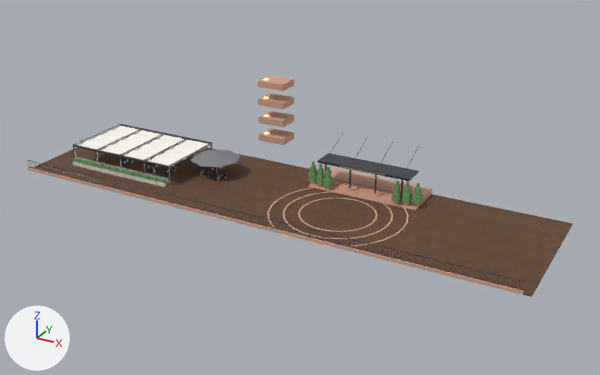
A saved change to the glTF model public/secciones/hotel_plazoleta.glb.
The view is the same before and after, from a 50 mm lens placed at (-178.1, 167.0, 55.3), pointed at (-232.5, 266.0, 5.8). The axes (+X, +Y, +Z) are drawn at lower left. The lights are the same throughout. The older version comes first. Vertices at exactly the same position are counted once.

Before the edit, the objects in view are built like this:
```python
me_hotel_plazoleta = bpy.data.meshes.new('Hotel_Plazoleta')
me_hotel_plazoleta.from_pydata(...)  # 3103 vertices, 3782 faces; spans x -276.0..-195.0, y 253.4..280.4, z 4.0..17.6
me_hotel_plazoleta.materials.append(mat_pisoadoquin)
me_hotel_plazoleta.materials.append(mat_ladrilloplaza)  # beige #d1a28b
me_hotel_plazoleta.materials.append(mat_hierronegro)  # dark grey #595d65
me_hotel_plazoleta.materials.append(mat_lonablanca)  # white #f6f3ef
me_hotel_plazoleta.materials.append(mat_bronceletrero)  # beige #e5ce95
me_hotel_plazoleta.materials.append(mat_fococalido)  # beige #ffeab8, glowing beige #ffdd9e
me_hotel_plazoleta.materials.append(mat_cipresverde)  # green #6f9b61
me_hotel_plazoleta.materials.append(mat_materabeige)  # light grey #dfdad0
me_hotel_plazoleta.materials.append(mat_parasoloscuro)  # grey #818189
me_hotel_plazoleta.materials.append(mat_vidriobaranda)  # pale blue #d7e7f1
ob_hotel_plazoleta = bpy.data.objects.new('Hotel_Plazoleta', me_hotel_plazoleta)
ob_hotel_plazoleta.location = (0.0, 0.0, 0.0)
```
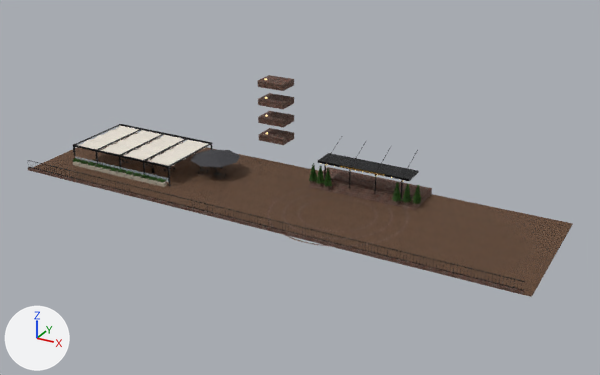
Patch to the scene script:
```diff
--- a/public/secciones/hotel_plazoleta.glb.py
+++ b/public/secciones/hotel_plazoleta.glb.py
@@ mat_bronceletreropbr @@
+mat_bronceletreropbr = bpy.data.materials.new('BronceLetreroPBR')
+# uses the picture img_image_20
+# uses the picture img_image_21
+# uses the picture img_image_22
@@ mat_hierronegropbr @@
+mat_hierronegropbr = bpy.data.materials.new('HierroNegroPBR')
+# uses the picture img_image_11
+# uses the picture img_image_12
+# uses the picture img_image_13
@@ mat_parasoloscuropbr @@
+mat_parasoloscuropbr = bpy.data.materials.new('ParasolOscuroPBR')
+# uses the picture img_image_17
+# uses the picture img_image_18
+# uses the picture img_image_19
@@ mat_materabeigepbr @@
+mat_materabeigepbr = bpy.data.materials.new('MateraBeigePBR')
+# uses the picture img_image_10
+# uses the picture img_image_8
+# uses the picture img_image_9
@@ mat_lonablancapbr @@
+mat_lonablancapbr = bpy.data.materials.new('LonaBlancaPBR')
+# colours: brown #504538
+# uses the picture img_image_14
+# uses the picture img_image_15
+# uses the picture img_image_16
@@ mat_pisoadoquinpbr @@
+mat_pisoadoquinpbr = bpy.data.materials.new('PisoAdoquinPBR')
+# colours: pale pink #f6e7dd
+# uses the picture img_image_0
+# uses the picture img_image_6
+# uses the picture img_image_7
@@ mat_follajebotanicopbr @@
+mat_follajebotanicopbr = bpy.data.materials.new('FollajeBotanicoPBR')
+# uses the picture img_image_23
+# uses the picture img_image_24
+# uses the picture img_image_25
@@ mat_ladrilloplazapbr @@
+mat_ladrilloplazapbr = bpy.data.materials.new('LadrilloPlazaPBR')
+# colours: pale pink #f6e5da
+# uses the picture img_image_1
+# uses the picture img_image_3
+# uses the picture img_image_4
@@ me_hotel_plazoleta @@
-me_hotel_plazoleta.from_pydata(...)  # 3103 vertices, 3782 faces; spans x -276.0..-195.0, y 253.4..280.4, z 4.0..17.6
+me_hotel_plazoleta.from_pydata(...)  # 7884 vertices, 8210 faces; spans x -276.0..-195.0, y 253.4..280.4, z 4.0..17.6
+# me_hotel_plazoleta part 1: 136 loose pieces with 1056 vertices, spanning x -273.9..-196.2, y 254.6..278.0, z 4.2..17.6, are deleted
+# me_hotel_plazoleta part 2: 124 vertices moved within x -274.7..-199.5, y 254.6..271.3, z 4.2..8.2; 897 vertices removed from x -275.6..-199.5, y 253.7..278.0, z 4.2..8.5; 6724 vertices added at x -276.0..-196.3, y 253.6..277.9, z 4.2..17.6
+# me_hotel_plazoleta part 3: 10 faces spanning x -276.0..-195.0, y 254.5..276.5, z 4.0..4.2 switch from mat_pisoadoquin to mat_pisoadoquinpbr
+# me_hotel_plazoleta part 4: 190 faces spanning x -276.0..-196.0, y 254.4..280.4, z 4.1..17.4 switch from mat_ladrilloplaza (beige #d1a28b) to mat_ladrilloplazapbr
+# me_hotel_plazoleta part 5: 327 faces spanning x -276.0..-196.0, y 254.6..274.0, z 4.2..8.6 switch from mat_hierronegro (dark grey #595d65) to mat_hierronegropbr
+# me_hotel_plazoleta part 6: 64 faces spanning x -270.9..-252.1, y 260.2..271.3, z 7.1..7.3 switch from mat_lonablanca (white #f6f3ef) to mat_lonablancapbr
+# me_hotel_plazoleta part 7: 10 faces spanning x -228.1..-220.9, y 270.4, z 8.4..8.6 switch from mat_bronceletrero (beige #e5ce95) to mat_bronceletreropbr
+# me_hotel_plazoleta part 8: 120 faces spanning x -271.0..-252.5, y 259.3..259.9, z 4.2..4.8 switch from mat_materabeige (light grey #dfdad0) to mat_materabeigepbr
+# me_hotel_plazoleta part 9: 8 faces spanning x -252.4..-244.6, y 263.5..271.5, z 6.9..7.8 switch from mat_parasoloscuro (grey #818189) to mat_parasoloscuropbr
+# other edits to the shape of me_hotel_plazoleta do not show in these pictures
 me_hotel_plazoleta.materials.append(mat_fococalido)
-me_hotel_plazoleta.materials.append(mat_cipresverde)  # green #6f9b61
 me_hotel_plazoleta.materials.append(mat_vidriobaranda)
+me_hotel_plazoleta.materials.append(mat_follajebotanicopbr)
```

Changed parts and their boxes (x1, y1, x2, y2) in the pictures (600 x 375 px):
part 1 of me_hotel_plazoleta, deleted: before (37, 78, 523, 290)
part 2 of me_hotel_plazoleta, cut back: before (31, 132, 495, 284); after (27, 79, 522, 289)
part 3 of me_hotel_plazoleta, edited (looks the same): (33, 133, 573, 297) in both
part 4 of me_hotel_plazoleta, recoloured: (28, 75, 524, 295) in both
part 5 of me_hotel_plazoleta, recoloured: (31, 124, 525, 290) in both
part 6 of me_hotel_plazoleta, recoloured: (79, 126, 207, 166) in both
part 7 of me_hotel_plazoleta, recoloured: (340, 166, 385, 176) in both
part 8 of me_hotel_plazoleta, recoloured: (73, 162, 167, 187) in both
part 9 of me_hotel_plazoleta, recoloured: (191, 149, 240, 167) in both
